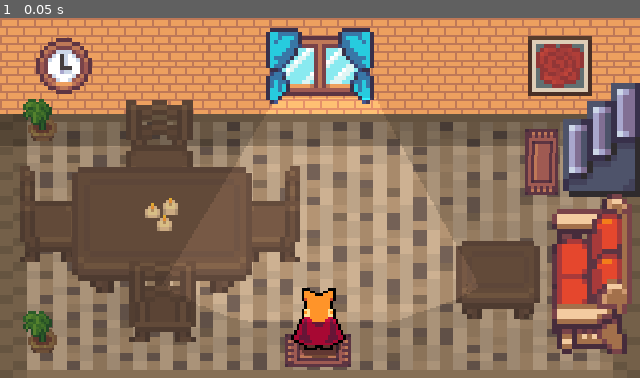
Above: before the commit, frame 1.
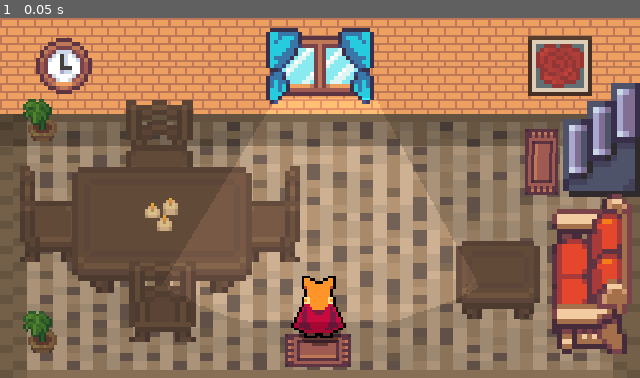
Above: after the commit, the same moment.

Repository: Jonak-Adipta-Kalita/JAK-Ultimate-Adventure-Game
Game: Godot game, scene res://Buildings/Interriors/PlayerHouseInterrior/GroundFloor.tscn
Same seed, same stepped clock (60 frames per second), same inputs: the game is played once before the commit and once after it. This scene is started directly instead of the project's main scene. Sound files missing from this copy of the repository are replaced by a short silence.
Inputs:
- Up to frame 1 (0.05 s): no input

The runs differ from the first frame. In frame 1, 1.1% of the frame differs, in the area x 45-55%, y 71-95%.

Commit message:
its getting complicated...

Diff:
--- a/Buildings/Buildings.gd
+++ b/Buildings/Buildings.gd
@@ -3,13 +3,14 @@
 onready var door = $Door
 onready var doorAnimationPlayer = $Door/AnimationPlayer
 onready var player = get_node("/root/Map/StopOnPause/GreenHaven/YSort/Player")
+onready var doorColliderChecker = $DoorColliderChecker
 
 export(String) var pathToInterrior = ""
 
 func _ready():
 	door.visible = false
 
-func _on_DoorCollider_body_entered(_body):
+func _on_DoorColliderChecker_body_entered(_body):
 	DataManager.is_updating_ext_g_pos = true
 
 	DataManager.ModifyData.player_data(
@@ -20,6 +21,7 @@
 		player.global_position
 	)
 
+func _on_DoorCollider_body_entered(_body):
 	door.visible = true
 	doorAnimationPlayer.play("OpenDoor")
 
--- a/Buildings/House1.tscn
+++ b/Buildings/House1.tscn
@@ -1,10 +1,11 @@
-[gd_scene load_steps=7 format=2]
+[gd_scene load_steps=8 format=2]
 
 [ext_resource path="res://Buildings/House1.png" type="Texture" id=1]
 [ext_resource path="res://Overlap/Door.tscn" type="PackedScene" id=2]
 [ext_resource path="res://Buildings/Buildings.gd" type="Script" id=3]
 [ext_resource path="res://Buildings/DoorAnimations/House1.png" type="Texture" id=4]
 [ext_resource path="res://Overlap/DoorCollider.tscn" type="PackedScene" id=5]
+[ext_resource path="res://Overlap/DoorColliderChecker.tscn" type="PackedScene" id=6]
 
 [sub_resource type="RectangleShape2D" id=1]
 extents = Vector2( 41.6667, 24.6667 )
@@ -33,6 +34,10 @@
 [node name="Sprite" parent="Door" index="0"]
 texture = ExtResource( 4 )
 
+[node name="DoorColliderChecker" parent="." instance=ExtResource( 6 )]
+position = Vector2( -24, 37 )
+
 [connection signal="body_entered" from="DoorCollider" to="." method="_on_DoorCollider_body_entered"]
+[connection signal="body_entered" from="DoorColliderChecker" to="." method="_on_DoorColliderChecker_body_entered"]
 
 [editable path="Door"]
--- a/Buildings/Interriors/BuildingInterrior.gd
+++ b/Buildings/Interriors/BuildingInterrior.gd
@@ -14,7 +14,7 @@
 			Vector2.UP,
 			PlayerStats.health,
 			"buildinginterrior-" + name,
-			current_data["player"]["buildingexterior_global_pos"]
+			str2var(current_data["player"]["buildingexterior_global_pos"])
 		)
 	else:
 		player.global_position = str2var(current_data["player"]["global_position"])
@@ -28,8 +28,8 @@
 			player.animationTree.get("parameters/Idle/blend_position"),
 			PlayerStats.health,
 			"buildinginterrior-" + name,
-			current_data["player"]["buildingexterior_global_pos"]
+			str2var(current_data["player"]["buildingexterior_global_pos"])
 		)
 
 func _on_Area2D_body_entered(_body):
-	pass
+	SceneTransition.change_scene("res://MainScreens/Map.tscn")
--- a/Buildings/Interriors/BuildingInterrior.tscn
+++ b/Buildings/Interriors/BuildingInterrior.tscn
@@ -12,10 +12,12 @@
 [node name="YSort" type="YSort" parent="."]
 
 [node name="Player" parent="YSort" instance=ExtResource( 1 )]
-position = Vector2( 160, 165 )
+position = Vector2( 160, 152 )
 scale = Vector2( 1.3, 1.3 )
 
 [node name="Area2D" type="Area2D" parent="YSort"]
+collision_layer = 0
+collision_mask = 2
 
 [node name="CollisionShape2D" type="CollisionShape2D" parent="YSort/Area2D"]
 position = Vector2( 160.5, 176 )
--- a/Buildings/Interriors/PlayerHouseInterrior/GroundFloor.tscn
+++ b/Buildings/Interriors/PlayerHouseInterrior/GroundFloor.tscn
@@ -35,7 +35,7 @@
 position = Vector2( 81, 106 )
 
 [node name="Player" parent="YSort" index="2"]
-position = Vector2( 160, 161 )
+position = Vector2( 160, 154.875 )
 
 [node name="Chairs" type="YSort" parent="YSort" index="3"]
 position = Vector2( 18, -25 )
--- a/Buildings/Lab.tscn
+++ b/Buildings/Lab.tscn
@@ -1,10 +1,11 @@
-[gd_scene load_steps=7 format=2]
+[gd_scene load_steps=8 format=2]
 
 [ext_resource path="res://Buildings/Lab.png" type="Texture" id=1]
 [ext_resource path="res://Overlap/Door.tscn" type="PackedScene" id=2]
 [ext_resource path="res://Buildings/DoorAnimations/Lab.png" type="Texture" id=3]
 [ext_resource path="res://Buildings/Buildings.gd" type="Script" id=4]
 [ext_resource path="res://Overlap/DoorCollider.tscn" type="PackedScene" id=5]
+[ext_resource path="res://Overlap/DoorColliderChecker.tscn" type="PackedScene" id=6]
 
 [sub_resource type="RectangleShape2D" id=1]
 extents = Vector2( 57.3333, 22.6667 )
@@ -33,6 +34,10 @@
 [node name="Sprite" parent="Door" index="0"]
 texture = ExtResource( 3 )
 
+[node name="DoorColliderChecker" parent="." instance=ExtResource( 6 )]
+position = Vector2( 0, 49 )
+
 [connection signal="body_entered" from="DoorCollider" to="." method="_on_DoorCollider_body_entered"]
+[connection signal="body_entered" from="DoorColliderChecker" to="." method="_on_DoorColliderChecker_body_entered"]
 
 [editable path="Door"]
--- a/MainScreens/Map.gd
+++ b/MainScreens/Map.gd
@@ -13,7 +13,10 @@
 	if not DataManager.exists_data("player"):
 		DataManager.ModifyData.player_data()
 
-	player.global_position = str2var(DataManager.get_data()["player"]["global_position"])
+	if "buildingexterior_global_pos" in Array(DataManager.get_data()["player"].keys()):
+		player.global_position = str2var(DataManager.get_data()["player"]["buildingexterior_global_pos"])
+	else:
+		player.global_position = str2var(DataManager.get_data()["player"]["global_position"])
 	DataManager.updated_data = true
 
 	waitForDataLoadAnimPlayer.play("Fade")
--- a/Overlap/DataManager.gd
+++ b/Overlap/DataManager.gd
@@ -46,11 +46,11 @@
 		facing: Vector2 = Vector2.DOWN,
 		health: int = PlayerStats.max_health,
 		location: String = "overworld",
-		buildingexterior_global_pos=null
+		buildingexterior_global_pos: Vector2 = Vector2.ZERO
 	):
 		var new_data: Dictionary = {}
 
-		if buildingexterior_global_pos:
+		if buildingexterior_global_pos != Vector2.ZERO:
 			new_data = {
 				"global_position": var2str(global_pos),
 				"facing": var2str(facing),
--- /dev/null
+++ b/Overlap/DoorColliderChecker.tscn
@@ -0,0 +1,10 @@
+[gd_scene load_steps=2 format=2]
+
+[sub_resource type="RectangleShape2D" id=1]
+extents = Vector2( 10, 1.5 )
+
+[node name="DoorColliderChecker" type="Area2D"]
+
+[node name="CollisionShape2D" type="CollisionShape2D" parent="."]
+position = Vector2( 0, 1.5 )
+shape = SubResource( 1 )
